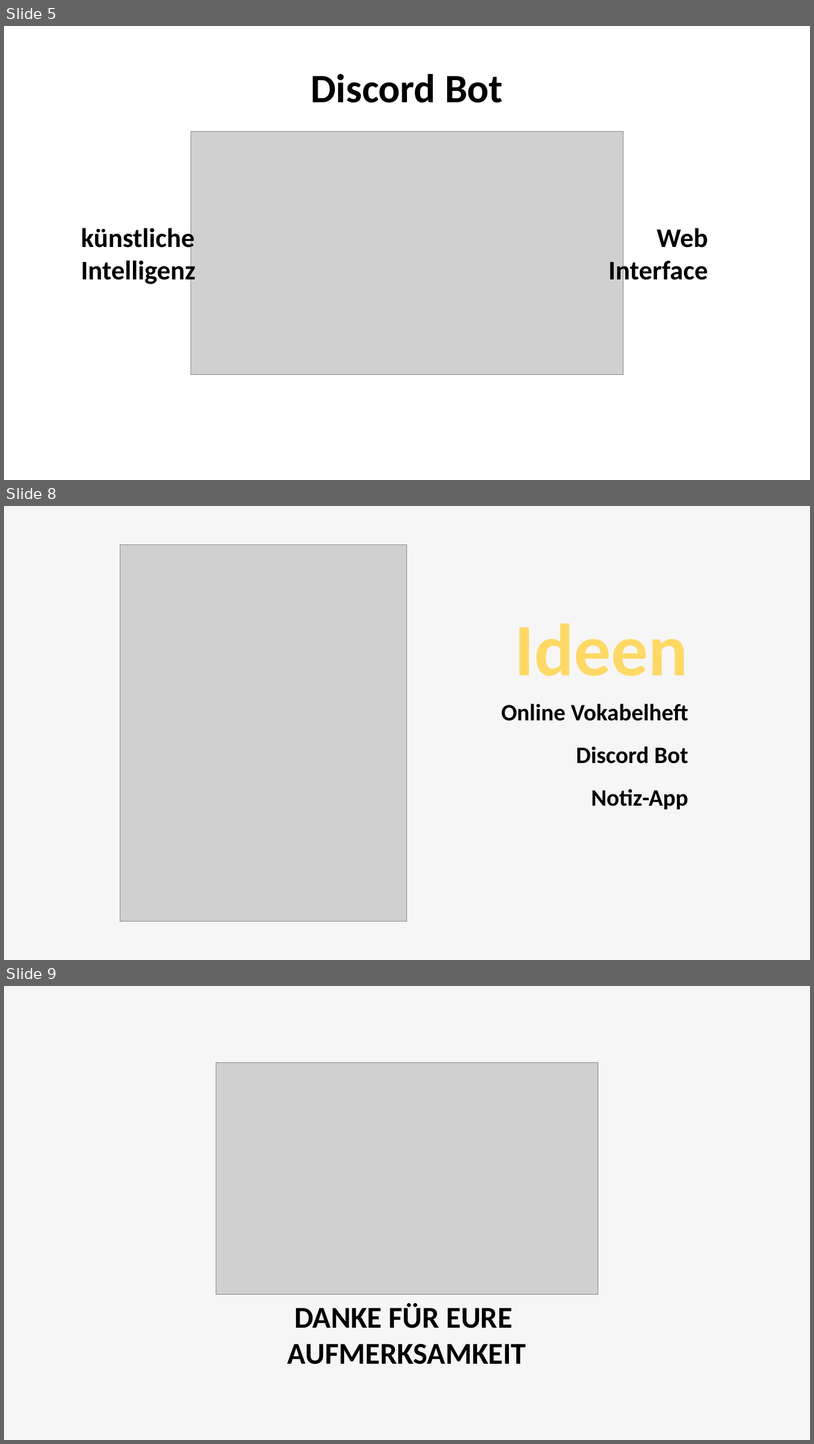
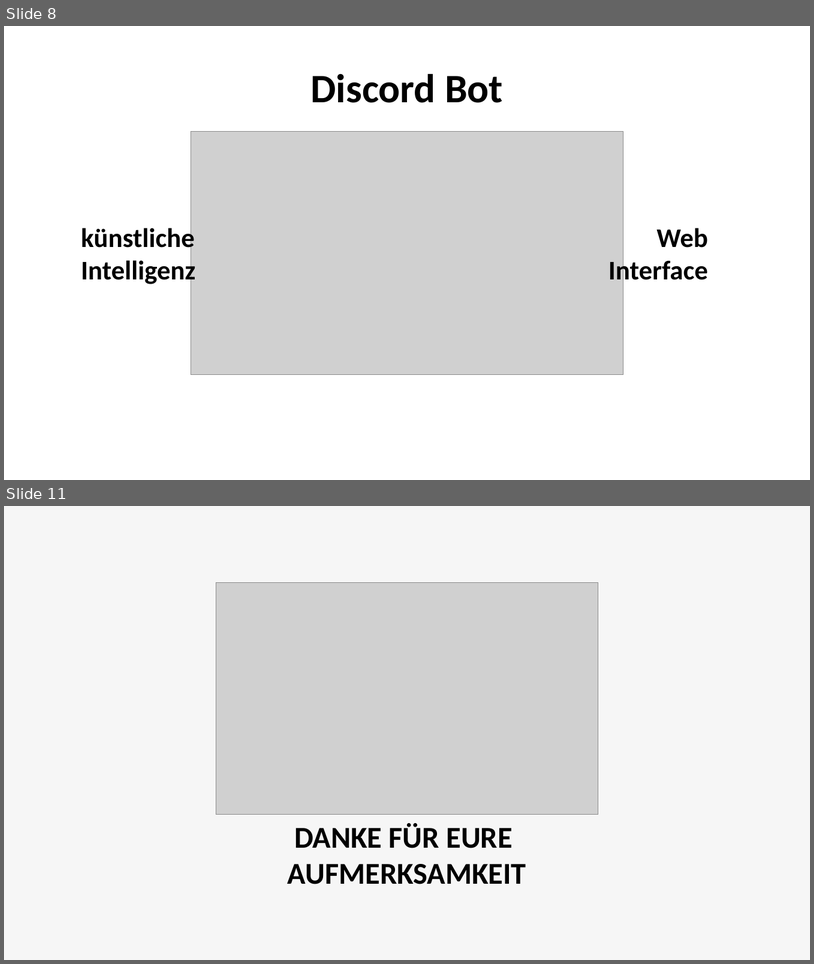
Before and after one commit to CptCringe/SYPProjekt, a slide deck: Präsentation/Syp-Projekt-Ideen.pptx. Shown one above the other, each under a label of ours: slides 5, 8 and 9 before the commit, slides 8 and 11 after it; the slides between them are not shown. The pictures are 814x1444 and 814x964 pixels, drawn with LibreOffice and Linux fonts; fonts in the diff are those of the drawing; grey boxes stand for pictures; background and template pictures are left out. Boxes give left, top, right and bottom in pixels: in the first picture for what was removed or moved away, otherwise in the second. Text is boxed around its words. In the diff, an @@ line names an element or a change of style, - is before the commit and + after.

```diff
--- a/Präsentation/Syp-Projekt-Ideen.pptx
+++ b/Präsentation/Syp-Projekt-Ideen.pptx
@@ slide 8 removed at (4, 506, 810, 960), background #F6F6F6 @@
@@ picture removed at (120, 545, 408, 921) @@
@@ text removed at (515, 623, 689, 676) @@
-Ideen
@@ text removed at (501, 703, 689, 721) @@
-Online Vokabelheft
@@ text removed at (576, 746, 689, 763) @@
-Discord Bot
@@ text removed at (591, 789, 689, 809) @@
-Notiz-App
@@ what was slide 5 is now slide 8 @@
@@ what was slide 9 is now slide 11 @@
```
Also in this commit, not shown: 4 slides changed, 4 slides added, 1 other slide removed.
